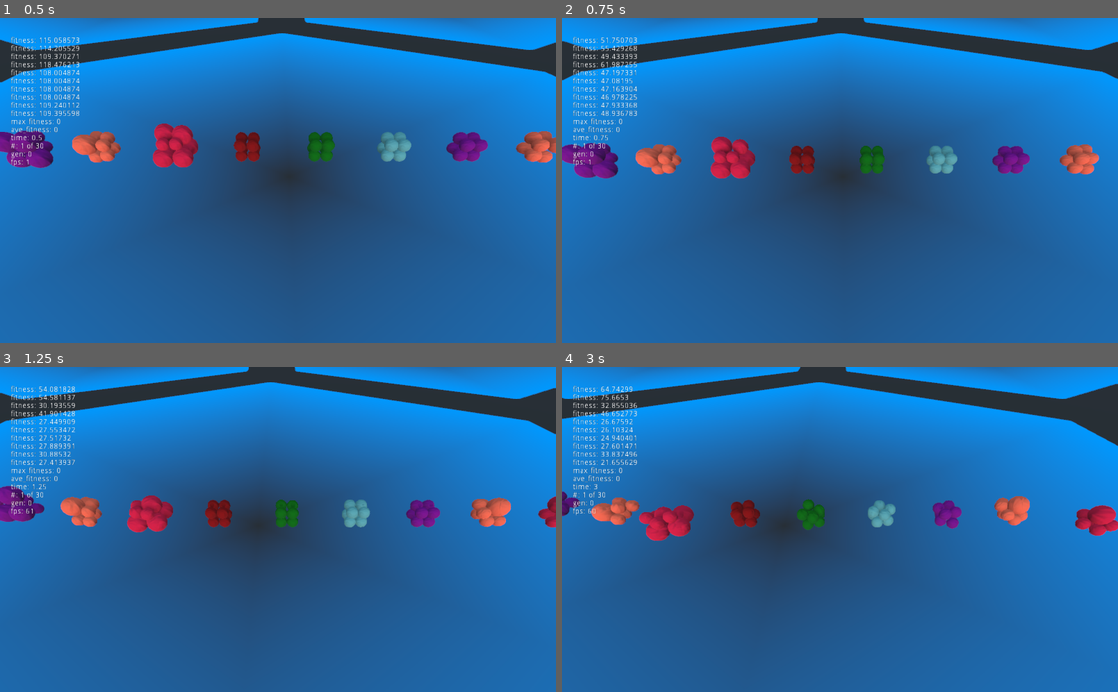
Above: before the commit, frames 1-4 (two rows, left to right).
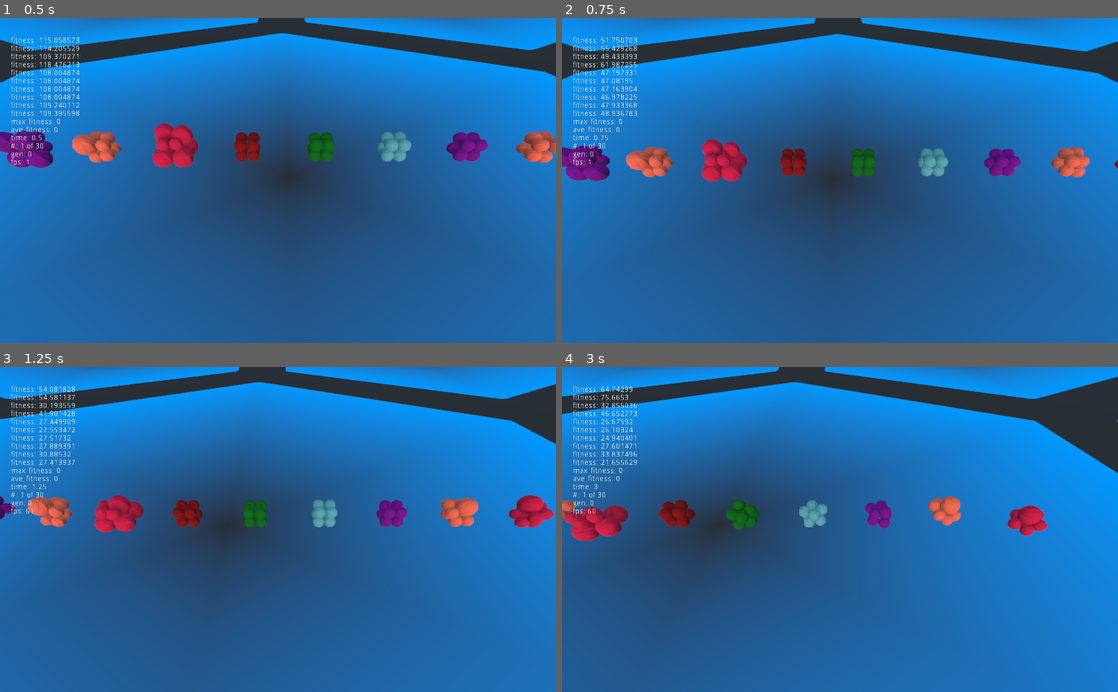
Above: after the commit, the same moments.

Repository: bentles/Particles
Game: Godot game, scene res://TestWorld.tscn
Two runs of this game, one before a commit and one after it. Both use one fixed random seed, a clock stepped at 60 frames per second and the inputs below.
Inputs (mouse positions are in pixels of both pictures, inside the frame that each line leads up to):
- Up to frame 1 (0.5 s): no input
- Up to frame 2 (0.75 s): tap Enter at 0.5 s; move the mouse to (962, 164) at 0.52 s; hold D from 0.53 s (still down); tap Shift at 0.6 s; click (962, 164) at 0.67 s
- Up to frame 3 (1.25 s): keep holding D; tap Ctrl at 0.8 s
- Up to frame 4 (3 s): release D at 1.25 s; drag from (728, 545) to (812, 594) at 1.27 s; move the mouse to (895, 458) at 2.02 s; hold D 2.03-2.75 s; tap Shift at 2.1 s; tap Ctrl at 2.3 s; drag from (812, 594) to (673, 480) at 2.77 s

Frame 1 is identical in both runs. In frame 2, 5.2% of the frame differs, in the area x 0-100%, y 0-51%; in frame 3, 9.1%; in frame 4, 22%, in the area x 0-100%, y 0-79%.

Commit message:
improved camera a bit

Diff:
--- a/Camera.gd
+++ b/Camera.gd
@@ -11,7 +11,7 @@
 var _velocity = Vector3(0.0, 0.0, 0.0)
 var _acceleration = 30
 var _deceleration = -10
-var _vel_multiplier = 4
+var _vel_multiplier = 8
 
 # Keyboard state
 var _w = false
@@ -20,6 +20,8 @@
 var _d = false
 var _q = false
 var _e = false
+var _shift = false
+var _ctrl = false
 
 func _input(event):
 	# Receives mouse motion
@@ -51,6 +53,10 @@
 				_q = event.pressed
 			KEY_E:
 				_e = event.pressed
+			KEY_SHIFT:
+				_shift = event.pressed
+			KEY_CONTROL:
+				_ctrl = event.pressed
 
 # Updates mouselook and movement every frame
 func _process(delta):
@@ -60,6 +66,9 @@
 # Updates camera movement
 func _update_movement(delta):
 	# Computes desired direction from key states
+
+	var updown = _shift as float - _ctrl as float
+
 	_direction = Vector3(_d as float - _a as float,
 						 _e as float - _q as float,
 						 _s as float - _w as float)
@@ -75,6 +84,7 @@
 		_velocity = Vector3.ZERO
 	else:
 		# Clamps speed to stay within maximum value (_vel_multiplier)
+		_velocity.y = updown * _acceleration * _vel_multiplier * delta
 		_velocity.x = clamp(_velocity.x + offset.x, -_vel_multiplier, _vel_multiplier)
 		_velocity.y = clamp(_velocity.y + offset.y, -_vel_multiplier, _vel_multiplier)
 		_velocity.z = clamp(_velocity.z + offset.z, -_vel_multiplier, _vel_multiplier)
